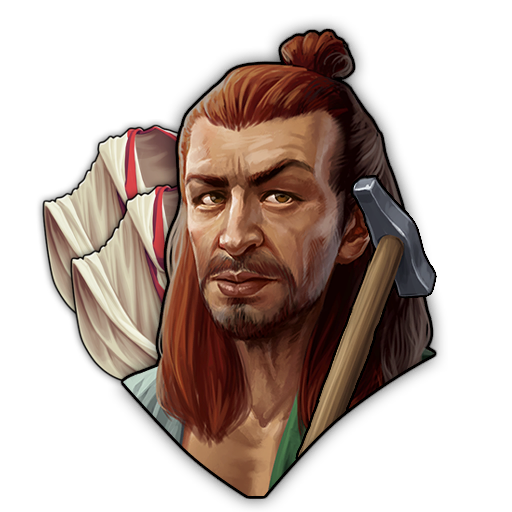
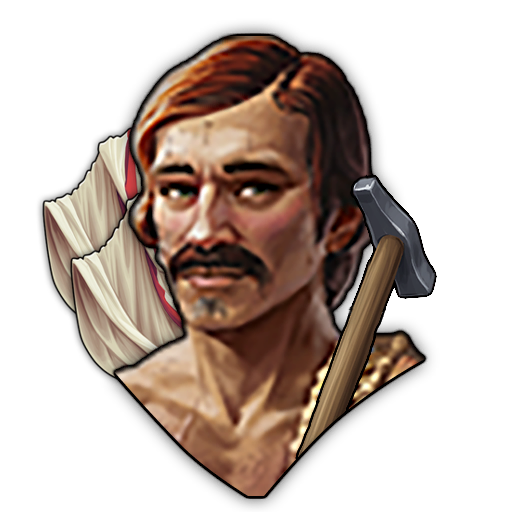
Layer changes from the first w=512, h=512 image to the second:
painted on "hammer.png" over [102, 16, 447, 496]
painted on "Background" over [102, 16, 447, 496]
painted on "icon_3d_togas_goods_0.png" (1st of 2) over [102, 128, 320, 448]
painted on "icon_3d_togas_goods_0.png" (2nd of 2) over [102, 64, 320, 448]